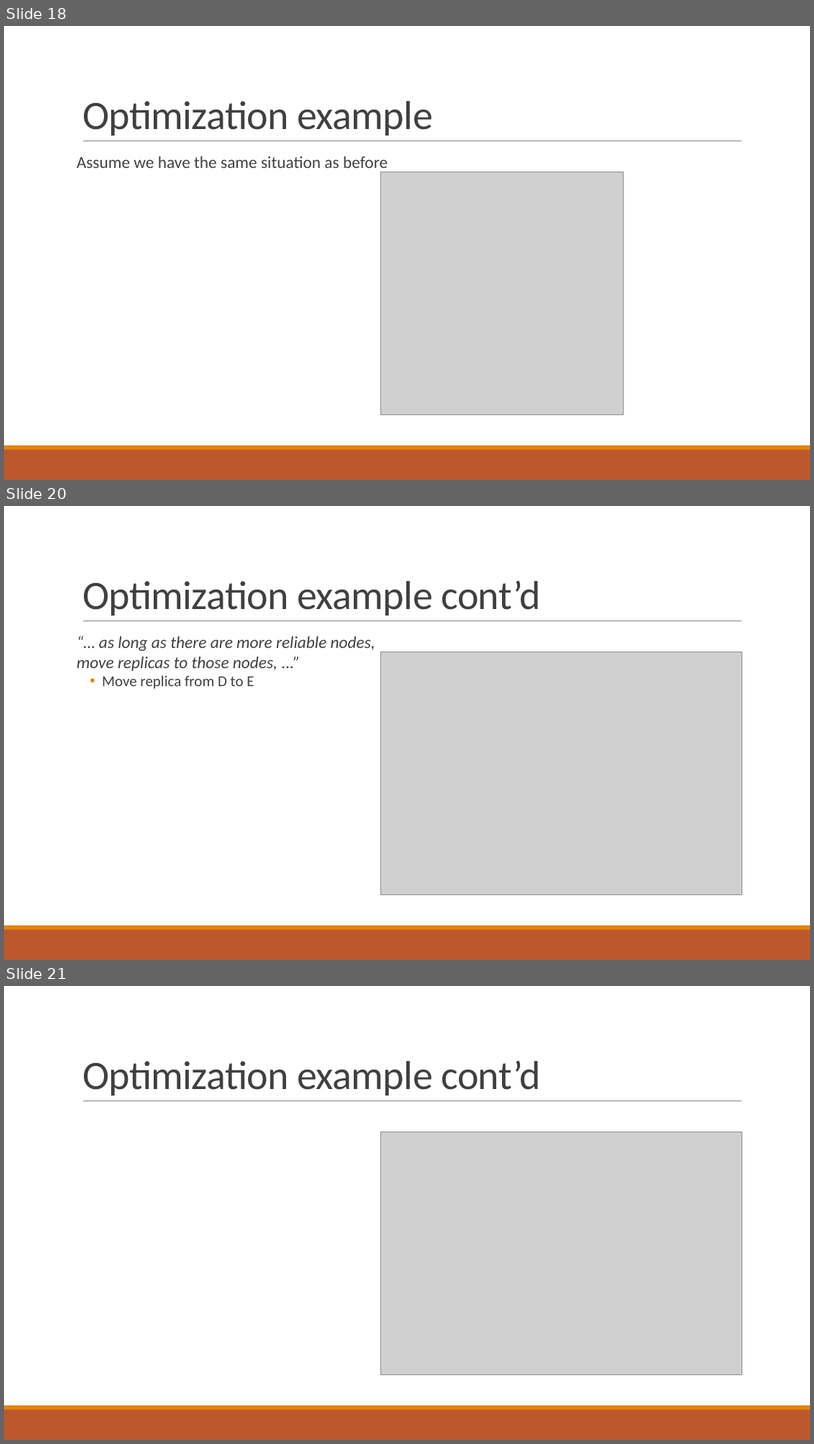
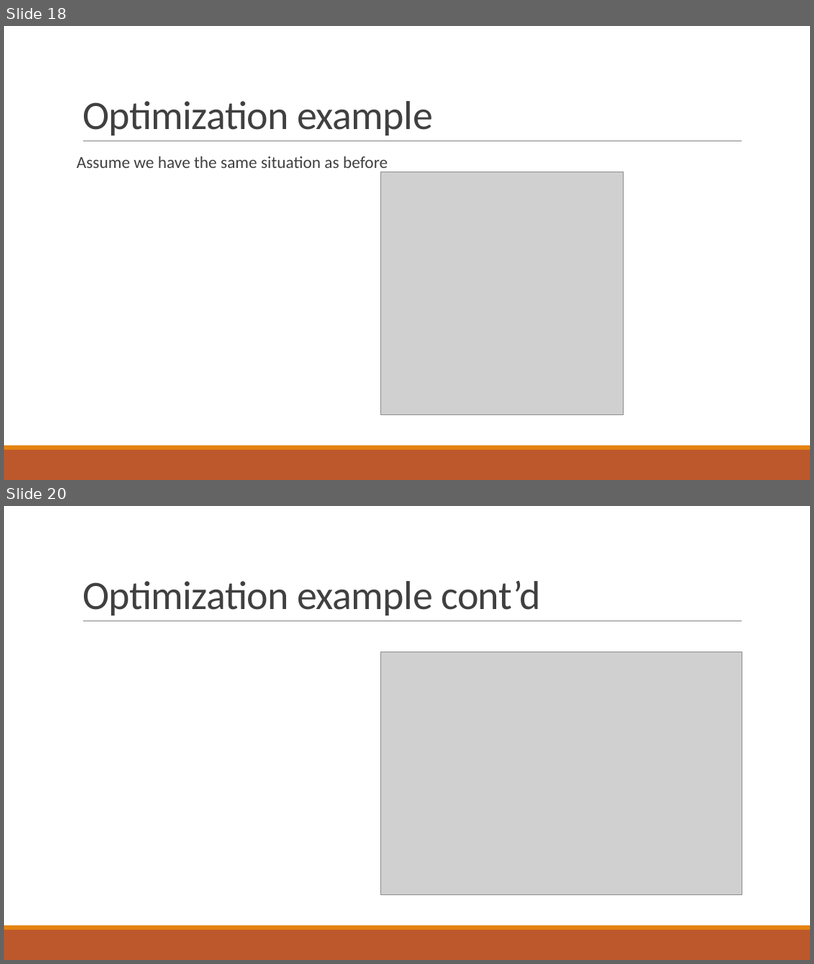
Before and after one commit to PStahl/master_thesis, a slide deck: presentation/presentation2.pptx. Shown one above the other, each under a label of ours: slides 18, 20 and 21 before the commit, slides 18 and 20 after it; the slides between them are not shown. The pictures are 814x1444 and 814x964 pixels, drawn with LibreOffice and Linux fonts; fonts in the diff are those of the drawing; grey boxes stand for pictures. Boxes give left, top, right and bottom in pixels: in the first picture for what was removed or moved away, otherwise in the second. Text is boxed around its words. In the diff, an @@ line names an element or a change of style, - is before the commit and + after.

```diff
--- a/presentation/presentation2.pptx
+++ b/presentation/presentation2.pptx
@@ slide 20 removed at (x1=4, y1=506, x2=810, y2=960), background #FFFFFF; not listed: 3 template elements that a slide beside it also shows @@
@@ title removed at (x1=82, y1=581, x2=541, y2=615) @@
-Optimization example cont’d
@@ text removed at (x1=77, y1=636, x2=376, y2=689) @@
-“… as long as there are more reliable nodes,
-move replicas to those nodes, ...”
-  • Move replica from D to E
@@ picture removed at (x1=381, y1=651, x2=743, y2=894) @@
@@ what was slide 21 is now slide 20 @@
```
Also in this commit, not shown: 2 slides changed.
